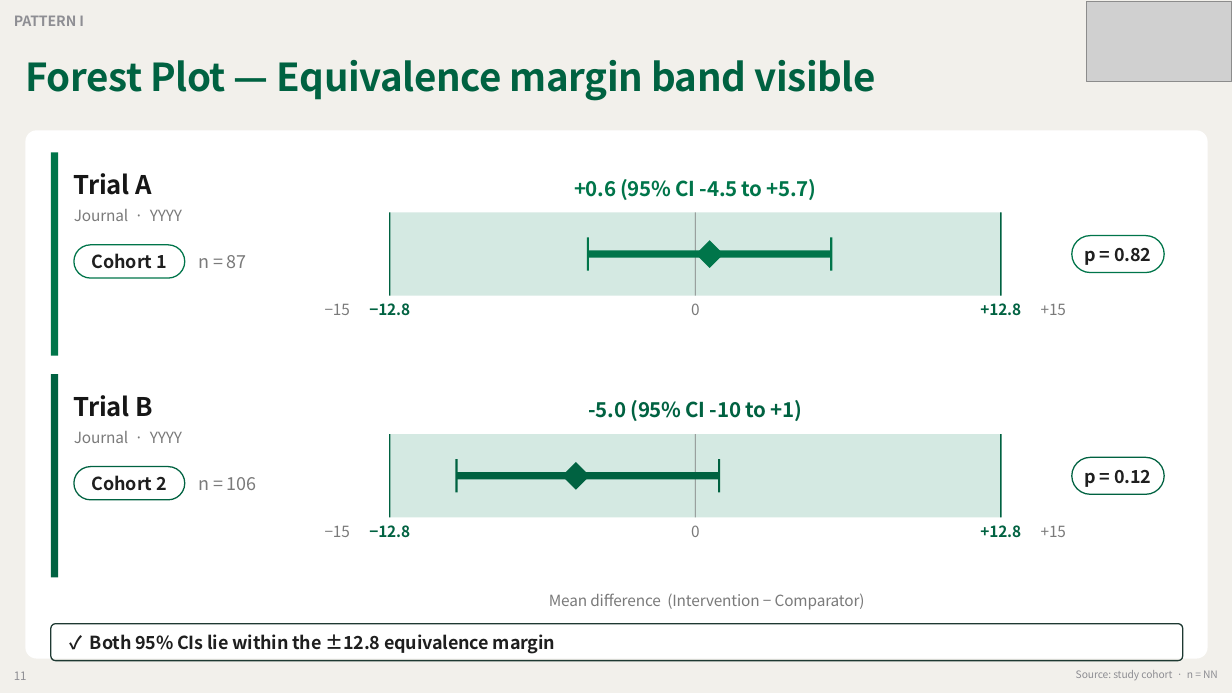
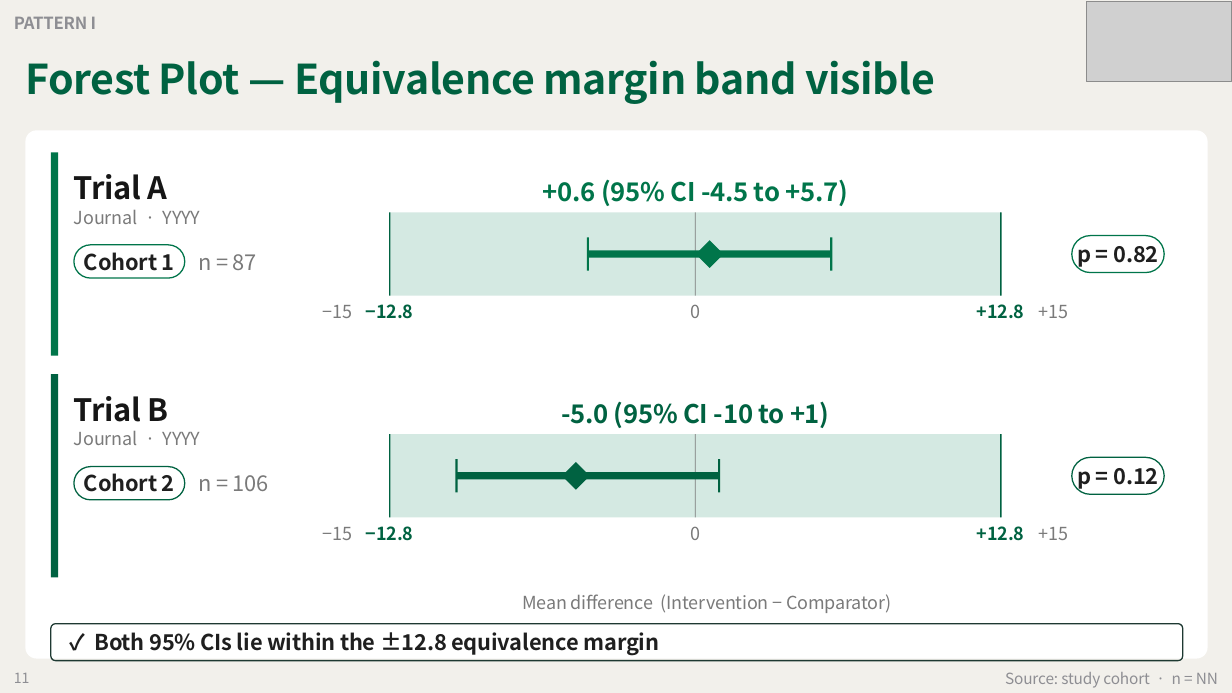
Before and after one commit to grotyx/medical-ppt-design, a slide deck: slide 11 of backbone_slides.pptx. Drawn at 1232x693 pixels with LibreOffice and Linux fonts; fonts in the diff are those of the drawing; grey boxes stand for pictures. Boxes give left, top, right and bottom in pixels: in the first picture for what was removed or moved away, otherwise in the second. Text is boxed around its words. In the diff, an @@ line names an element or a change of style, - is before the commit and + after.

```diff
--- a/backbone_slides.pptx
+++ b/backbone_slides.pptx
@@ text "PATTERN I" at [14,17,97,29]: size 11 to 13 pt @@
@@ text "Forest Plot — Equivalence margin ..." at [25,60,935,104]: size 30 to 32 pt @@
@@ text "Trial A" at [74,174,168,200]: size 20 to 24 pt @@
@@ text "+0.6 (95% CI -4.5 to ..." at [543,179,849,206]: size 16 to 20 pt @@
@@ text "Trial B" at [74,396,169,422]: size 20 to 24 pt @@
@@ text "-5.0 (95% CI -10 to ..." at [561,401,830,428]: size 16 to 20 pt @@
@@ size 12 to 14 pt in 13 elements at [74,210,201,224], [322,305,352,318], [366,304,414,319], [690,305,700,318], [977,304,1025,319], [1039,305,1069,318], [74,431,201,445], [322,527,352,540], [366,526,414,541], [690,527,700,540], [977,526,1025,541], [1039,527,1069,540], [522,594,891,613] @@
@@ size 14 to 17 pt, letter spacing -0.1 to -0.2 pt in 7 elements at [84,252,175,271], [199,254,257,270], [1077,240,1158,268], [84,473,175,498], [199,475,269,491], [1077,462,1158,490], [94,632,659,656] @@
@@ text "11" at [14,673,30,683]: size 9 to 11 pt @@
@@ text "Source: study cohort · n ..." at [1005,672,1218,688]: size 8 to 12 pt @@
```
Also in this commit, not shown: 10 other slides changed.
